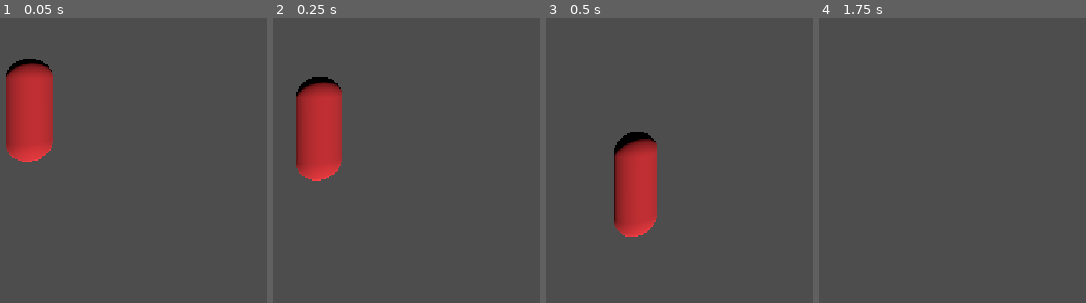
Above: before the commit, frames 1-4 (left to right).
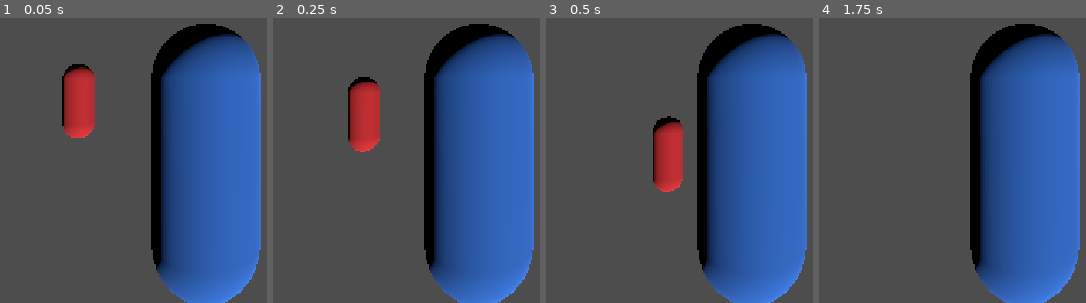
Above: after the commit, the same moments.

Repository: 1sabellavr/Parciar2VideoJuegos
Game: Godot game, scene res://Nivel.tscn
The game is run twice, just before and just after one commit, with the same random seed, the same clock (stepped at 60 frames per second) and the same inputs.
Inputs (mouse positions are in pixels of both pictures, inside the frame that each line leads up to):
- Up to frame 1 (0.05 s): no input
- Up to frame 2 (0.25 s): no input
- Up to frame 3 (0.5 s): no input
- Up to frame 4 (1.75 s): move the mouse to (1069, 75) at 0.52 s; hold E (accion) 0.53-1.28 s; hold W (move_up) from 0.53 s (still down); tap Enter at 1.25 s; move the mouse to (984, 80) at 1.27 s; tap E (accion) at 1.35 s

The runs differ from the first frame. In frame 1, 46% of the frame differs, in the area x 2-98%, y 2-100%; in frame 2, 46%; in frame 3, 45%; in frame 4, 37%.

Commit message:
5. Completar el arbol de decisiones del enemigo

Diff:
--- a/Turno 2/Proyecto_Parcial_Corte2_B/Assets/enemigo_ia.gd
+++ b/Turno 2/Proyecto_Parcial_Corte2_B/Assets/enemigo_ia.gd
@@ -69,6 +69,12 @@
 ## la condición de perseguir también se cumple. Piensa cuál condición debe
 ## revisarse PRIMERO para que las demás no se la "roben".
 func _decidir_estado(distancia: float, lo_veo: bool) -> Estado:
+	if vida <= vida_huida and distancia <= rango_vision:
+		return Estado.HUIR
+	if distancia <= rango_ataque and lo_veo:
+		return Estado.ATACAR
+	if distancia <= rango_vision and lo_veo:
+		return Estado.PERSEGUIR
 	# TODO: reemplazar esta línea por la lógica completa descrita arriba.
 	return Estado.PATRULLAR
 
--- a/Turno 2/Proyecto_Parcial_Corte2_B/Enemigo.tscn
+++ b/Turno 2/Proyecto_Parcial_Corte2_B/Enemigo.tscn
@@ -1,6 +1,6 @@
-[gd_scene load_steps=7 format=3]
+[gd_scene format=3 uid="uid://ddc5gpoe4iato"]
 
-[ext_resource type="Script" path="res://Assets/enemigo_ia.gd" id="1_ene"]
+[ext_resource type="Script" uid="uid://c06o4th7uvep5" path="res://Assets/enemigo_ia.gd" id="1_ene"]
 
 [sub_resource type="CapsuleMesh" id="CapsuleMesh_ene"]
 radius = 0.35
@@ -22,30 +22,28 @@
 initial_velocity_max = 3.0
 gravity = Vector3(0, -6, 0)
 scale_min = 0.6
-scale_max = 1.0
-color = Color(1, 1, 1, 1)
 
 [sub_resource type="SphereMesh" id="SphereMesh_impacto"]
 radius = 0.06
 height = 0.12
 
-[node name="Enemigo" type="CharacterBody3D"]
+[node name="Enemigo" type="CharacterBody3D" unique_id=1647593593]
 script = ExtResource("1_ene")
 
-[node name="MeshInstance3D" type="MeshInstance3D" parent="."]
+[node name="MeshInstance3D" type="MeshInstance3D" parent="." unique_id=35712358]
 transform = Transform3D(1, 0, 0, 0, 1, 0, 0, 0, 1, 0, 0.875, 0)
 mesh = SubResource("CapsuleMesh_ene")
 surface_material_override/0 = SubResource("StandardMaterial3D_rojo")
 
-[node name="CollisionShape3D" type="CollisionShape3D" parent="."]
+[node name="CollisionShape3D" type="CollisionShape3D" parent="." unique_id=349850858]
 transform = Transform3D(1, 0, 0, 0, 1, 0, 0, 0, 1, 0, 0.875, 0)
 shape = SubResource("CapsuleShape3D_ene")
 
-[node name="Vision" type="RayCast3D" parent="."]
+[node name="Vision" type="RayCast3D" parent="." unique_id=467829557]
 transform = Transform3D(1, 0, 0, 0, 1, 0, 0, 0, 1, 0, 0.9, 0)
 target_position = Vector3(0, 0, -8)
 
-[node name="ParticulasImpacto" type="GPUParticles3D" parent="."]
+[node name="ParticulasImpacto" type="GPUParticles3D" parent="." unique_id=1450742305]
 transform = Transform3D(1, 0, 0, 0, 1, 0, 0, 0, 1, 0, 0.9, 0)
 emitting = false
 amount = 16
--- a/Turno 2/Proyecto_Parcial_Corte2_B/Jugador.tscn
+++ b/Turno 2/Proyecto_Parcial_Corte2_B/Jugador.tscn
@@ -1,7 +1,7 @@
-[gd_scene load_steps=6 format=3]
+[gd_scene format=3 uid="uid://c6p283s2aphl1"]
 
-[ext_resource type="Script" path="res://Assets/jugador.gd" id="1_jug"]
-[ext_resource type="Script" path="res://Assets/camara_orbital.gd" id="2_cam"]
+[ext_resource type="Script" uid="uid://0hsuqscf0jsj" path="res://Assets/jugador.gd" id="1_jug"]
+[ext_resource type="Script" uid="uid://jlocdja3c3p4" path="res://Assets/camara_orbital.gd" id="2_cam"]
 
 [sub_resource type="CapsuleMesh" id="CapsuleMesh_jug"]
 radius = 0.35
@@ -14,27 +14,27 @@
 radius = 0.35
 height = 1.75
 
-[node name="Jugador" type="Node3D"]
+[node name="Jugador" type="Node3D" unique_id=1484991276]
 
-[node name="Cuerpo" type="CharacterBody3D" parent="." groups=["player"] node_paths=PackedStringArray("camara")]
+[node name="Cuerpo" type="CharacterBody3D" parent="." unique_id=1522001484 node_paths=PackedStringArray("camara") groups=["player"]]
 script = ExtResource("1_jug")
 camara = NodePath("Camera3D")
 
-[node name="MeshInstance3D" type="MeshInstance3D" parent="Cuerpo"]
+[node name="MeshInstance3D" type="MeshInstance3D" parent="Cuerpo" unique_id=757560497]
 transform = Transform3D(1, 0, 0, 0, 1, 0, 0, 0, 1, 0, 0.875, 0)
 mesh = SubResource("CapsuleMesh_jug")
 surface_material_override/0 = SubResource("StandardMaterial3D_jug")
 
-[node name="CollisionShape3D" type="CollisionShape3D" parent="Cuerpo"]
+[node name="CollisionShape3D" type="CollisionShape3D" parent="Cuerpo" unique_id=1491578102]
 transform = Transform3D(1, 0, 0, 0, 1, 0, 0, 0, 1, 0, 0.875, 0)
 shape = SubResource("CapsuleShape3D_jug")
 
-[node name="SpringArm3D" type="SpringArm3D" parent="Cuerpo" node_paths=PackedStringArray("objetivo")]
+[node name="SpringArm3D" type="SpringArm3D" parent="Cuerpo" unique_id=260806468 node_paths=PackedStringArray("objetivo")]
 transform = Transform3D(1, 0, 0, 0, 0.9397, 0.342, 0, -0.342, 0.9397, 0, 1.4, 0)
 spring_length = 4.0
 margin = 0.2
 script = ExtResource("2_cam")
 objetivo = NodePath("..")
 
-[node name="Camera3D" type="Camera3D" parent="Cuerpo"]
-transform = Transform3D(1, 0, 0, 0, 1, 0, 0, 0, 1, 0, 1.4, 0)
+[node name="Camera3D" type="Camera3D" parent="Cuerpo" unique_id=431527060]
+transform = Transform3D(1, 0, 0, 0, 1, 0, 0, 0, 1, 0, 1.4, 1.9200857)
